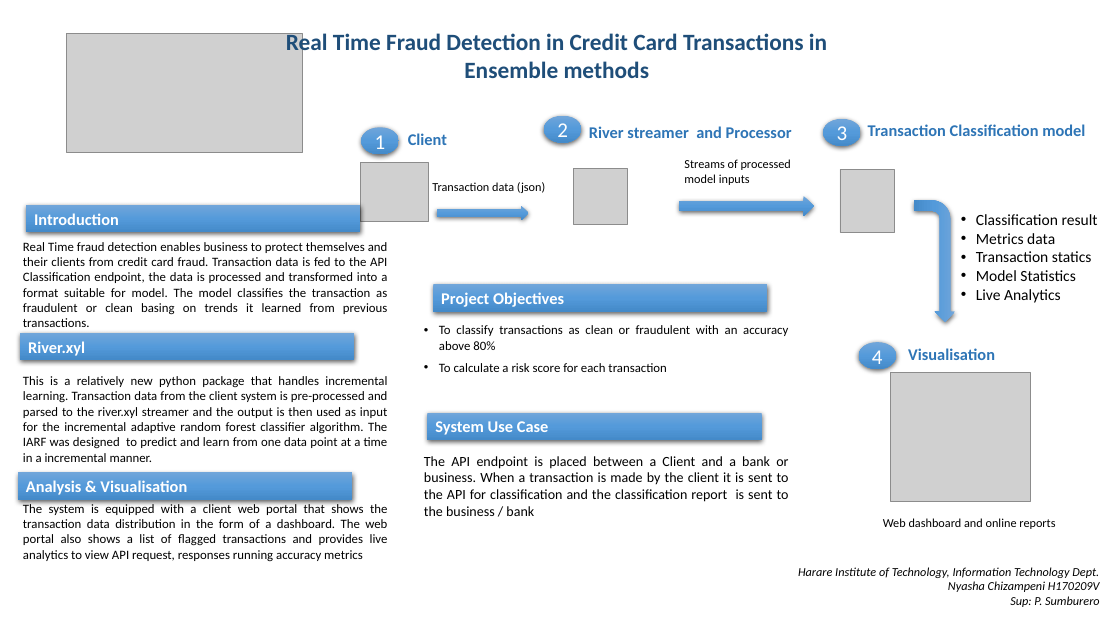
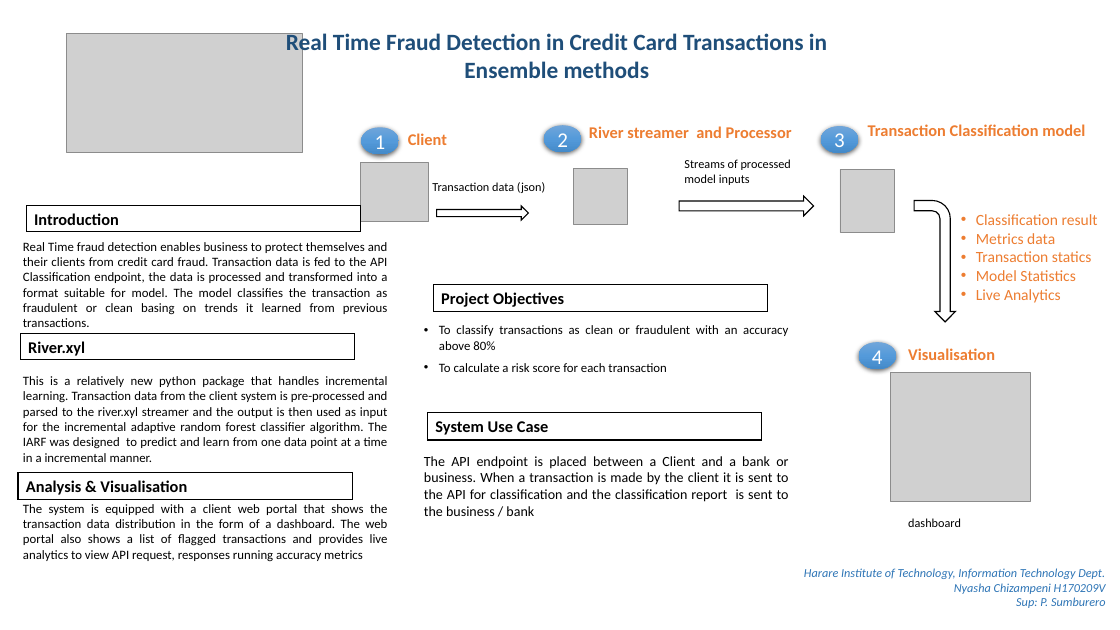
Before and after one commit to nyashaChiza/Real-Time-Credit-Card-Transaction-Fraud-Detection, a slide deck: slide 1 of documentation/Nyasha Chizampeni Poster Slide v2.0.pptx. Drawn at 1120x630 pixels with LibreOffice and Linux fonts; fonts in the diff are those of the drawing; grey boxes stand for pictures. Boxes give left, top, right and bottom in pixels: in the first picture for what was removed or moved away, otherwise in the second. Text is boxed around its words. In the diff, an @@ line names an element or a change of style, - is before the commit and + after.

```diff
--- a/documentation/Nyasha Chizampeni Poster Slide v2.0.pptx
+++ b/documentation/Nyasha Chizampeni Poster Slide v2.0.pptx
@@ ellipse "2": place and size @@
-ellipse "2" at [544,115,582,142]
+ellipse "2" at [544,125,582,152]
@@ ellipse "3": place and size @@
-ellipse "3" at [823,118,861,146]
+ellipse "3" at [821,126,858,153]
@@ text colour #FFFFFF to #000000; fill gradient #71A6DB to #559BDB to #448ACA to #FFFFFF; outline none to #000000 1 pt; shadow off in 5 elements at [20,333,354,359], [18,472,353,499], [434,284,768,311], [427,413,762,440], [26,206,361,232] @@
@@ fill gradient #71A6DB to #559BDB to #448ACA to #FFFFFF; outline none to #000000 1 pt; shadow off in 3 elements at [437,206,529,220], [679,196,814,216], [914,201,955,322] @@
@@ text "Classification result" at [976,214,1098,303]: text colour #000000 to #ED7D31 @@
@@ text colour #2E75B6 to #ED7D31 in 4 elements at [408,133,447,145], [589,126,792,138], [868,124,1085,136], [908,348,995,360] @@
@@ text at [908,518,961,527]: text changed @@
-Web dashboard and online reports
+dashboard
@@ text "Harare Institute of Technology, Information ..." at [804,568,1106,608]: text colour #000000 to #2E75B6 @@
```
Also in this commit, not shown: 4 other files.
